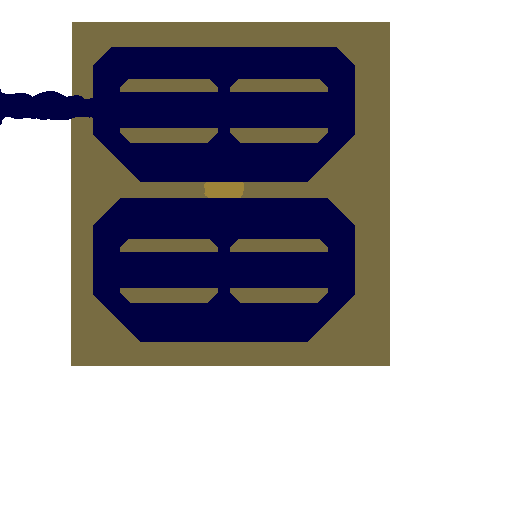
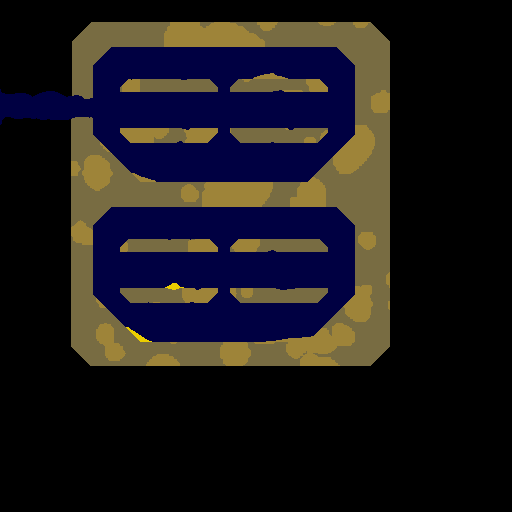
Comparing the layer stacks of the two 512 × 512 images. Changes:
added layer "Layer" above "Terrain" over left=71, top=22, right=390, bottom=366
painted on "Terrain" over left=71, top=22, right=390, bottom=366
moved "Walkable Terrain" above "Banner Gold", painted on it over left=0, top=47, right=355, bottom=342
showed "Pasted Layer" over left=0, top=0, right=512, bottom=512
